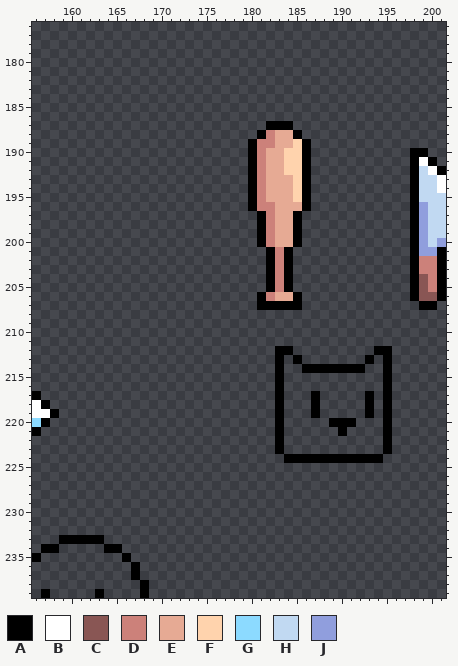
Pixel-art file: Assets/GB/Art/Worksheet.ase. The first picture shows the starting point.
320x320 pixels, 1 frame. Shown: x 156..201, y 176..239. The commit also changed other parts of the picture, which this record leaves out.
Palette (. is transparent): A #000000  B #ffffff  C #895654  D #cc817a  E #e6aa94  F #ffd3ad  G #8cdaff  H #c1d9f2  J #909edd
Pixels before (only the part around the change), first column x 156:
177 ...........................................
178 ...........................................
179 ...........................................
180 ...........................................
181 ...........................................
182 ...........................................
183 ...........................................
184 ...........................................
185 ...........................................
186 ...........................................
187 ..........................AAA..............
188 .........................ADEEA.............
189 ........................ADDEEFA............
190 ........................ADEEFFA...........A
191 ........................ADEEFFA...........A
192 ........................ADEEFFA...........A
193 ........................ADEEEFA...........A
194 ........................ADEEEFA...........A
195 ........................ADEEEFA...........A
196 ........................ADDEEEA...........A
197 .........................ADEEA............A
198 .........................ADEEA............A
199 .........................ADEEA............A
200 .........................ADEEA............A
201 ..........................ADA.............A
202 ..........................ADA.............A
203 ..........................ADA.............A
204 ..........................ADA.............A
205 ..........................ADA.............A
206 .........................ADEEA............A
207 .........................AAAAA.............
208 ...........................................
209 ...........................................
210 ...........................................
211 ...........................................
212 ...........................AA.........AA...
213 ...........................A.A.......A.A...
214 ...........................A..AAAAAAA..A...
215 ...........................A...........A...
216 ...........................A...........A...
217 A..........................A...A.....A.A...
218 BA.........................A...A.....A.A...
219 BBA........................A...A.....A.A...
220 GA.........................A.....AAA...A...
221 A..........................A......A....A...
222 ...........................A...........A...
223 ...........................A...........A...
224 ............................AAAAAAAAAAA....
225 ...........................................
226 ...........................................
227 ...........................................
228 ...........................................
229 ...........................................
230 ...........................................
231 ...........................................
232 ...........................................
233 ...AAAAA...................................
234 .AA.....AA.................................
235 A.........A................................
236 ...........A...............................
237 ...........A...............................
238 ............A..............................
239 .A.....A....A..............................
Once edited:
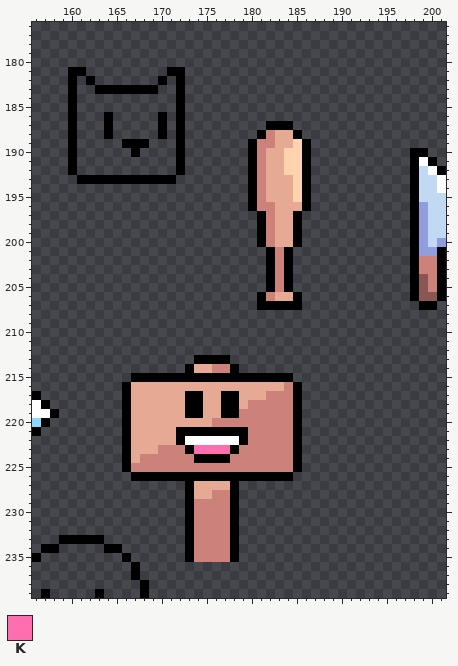
Colours new in this view: K #ff6eaf
The exact change:
y 181: x 160..161 .. -> AA; x 171..172 .. -> AA
y 182: x 160 . -> A; x 162 . -> A; x 170 . -> A; x 172 . -> A
y 183: x 160 . -> A; x 163..169 ....... -> AAAAAAA; x 172 . -> A
y 184..185: x 160 . -> A; x 172 . -> A
y 186..188: x 160 . -> A; x 164 . -> A; x 170 . -> A; x 172 . -> A
y 189: x 160 . -> A; x 166..168 ... -> AAA; x 172 . -> A
y 190: x 160 . -> A; x 167 . -> A; x 172 . -> A
y 191..192: x 160 . -> A; x 172 . -> A
y 193: x 161..171 ........... -> AAAAAAAAAAA
y 212: x 183..184 AA -> ..; x 194..195 AA -> ..
y 213: x 174..177 .... -> AAAA; x 183 A -> .; x 185 A -> .; x 193 A -> .; x 195 A -> .
y 214: x 173..178 ...... -> AEEDDA; x 183 A -> .; x 186..192 AAAAAAA -> .......; x 195 A -> .
y 215: x 167..182 ................ -> AAAAAAAAAAAAAAAA; x 184 . -> A; x 195 A -> .
y 216: x 166..185 .................A.. -> AEEEEEEEEEEEEEEEEEDA; x 195 A -> .
y 217: x 166..185 .................A.. -> AEEEEEEAAEEAAEEEDDDA; x 187 A -> .; x 193 A -> .; x 195 A -> .
y 218: x 166..185 .................A.. -> AEEEEEEAAEEAAEDDDDDA; x 187 A -> .; x 193 A -> .; x 195 A -> .
y 219: x 166..185 .................A.. -> AEEEEEEAAEEAADDDDDDA; x 187 A -> .; x 193 A -> .; x 195 A -> .
y 220: x 166..185 .................A.. -> AEEEEEEEEEDDDDDDDDDA; x 189..191 AAA -> ...; x 195 A -> .
y 221: x 166..185 .................A.. -> AEEEEEAAAAAAAADDDDDA; x 190 A -> .; x 195 A -> .
y 222: x 166..185 .................A.. -> AEEEEEABBBBBBADDDDDA; x 195 A -> .
y 223: x 166..185 .................A.. -> AEEEDDDAKKKKADDDDDDA; x 195 A -> .
y 224: x 166..184 ..................A -> AEDDDDDDAAAADDDDDDD; x 186..194 AAAAAAAAA -> .........
y 225: x 166..185 .................... -> ADDDDDDDDDDDDDDDDDDA
y 226: x 167..184 .................. -> AAAAAAAAAAAAAAAAAA
y 227: x 173..178 ...... -> AEEEEA
y 228: x 173..178 ...... -> AEEDDA
y 229..235: x 173..178 ...... -> ADDDDA
Boxes around the changes in both pictures, in picture pixels (x1, y1, x2, y2):
added: (68, 67, 185, 184)
changed: (122, 346, 392, 562)
